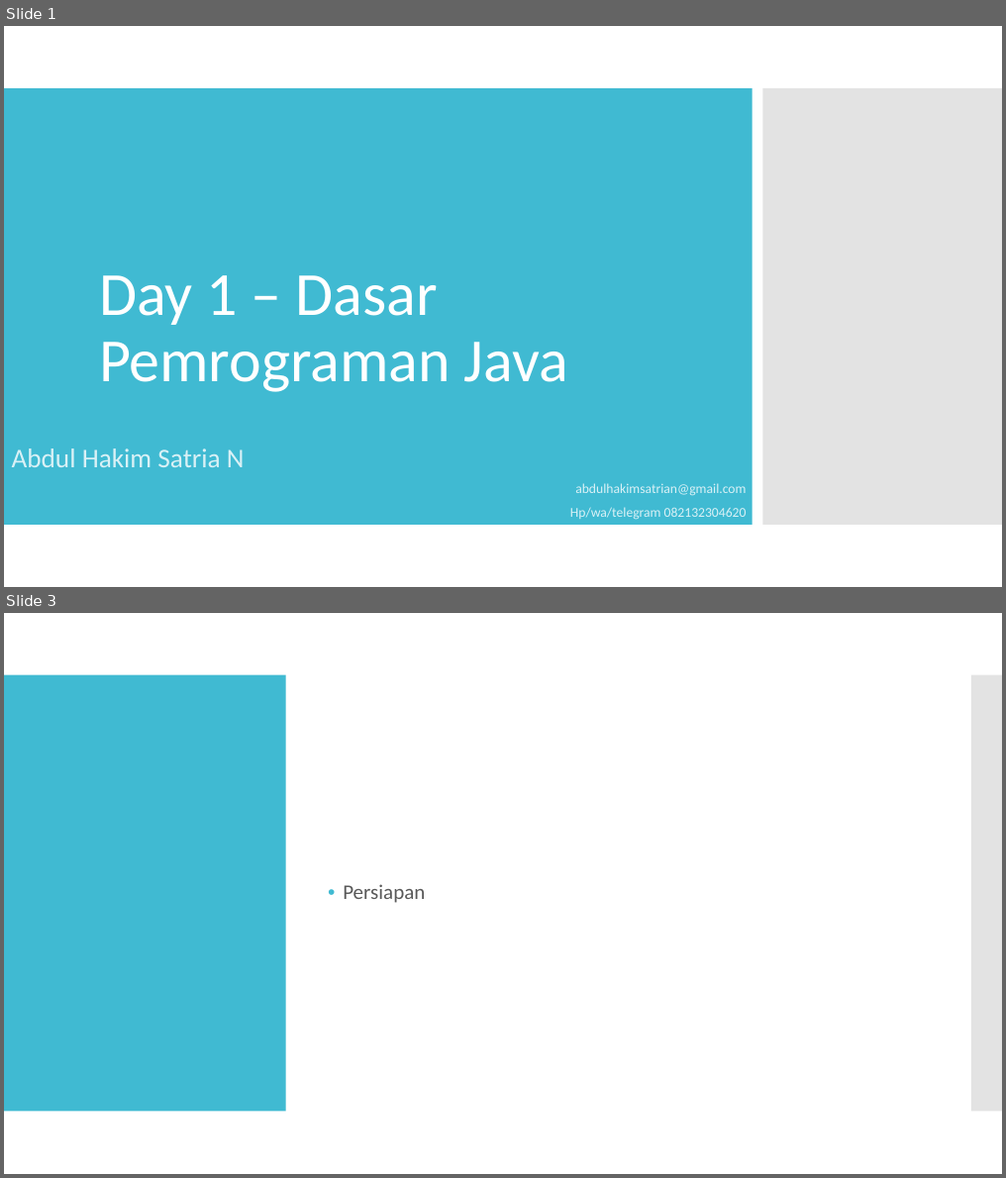
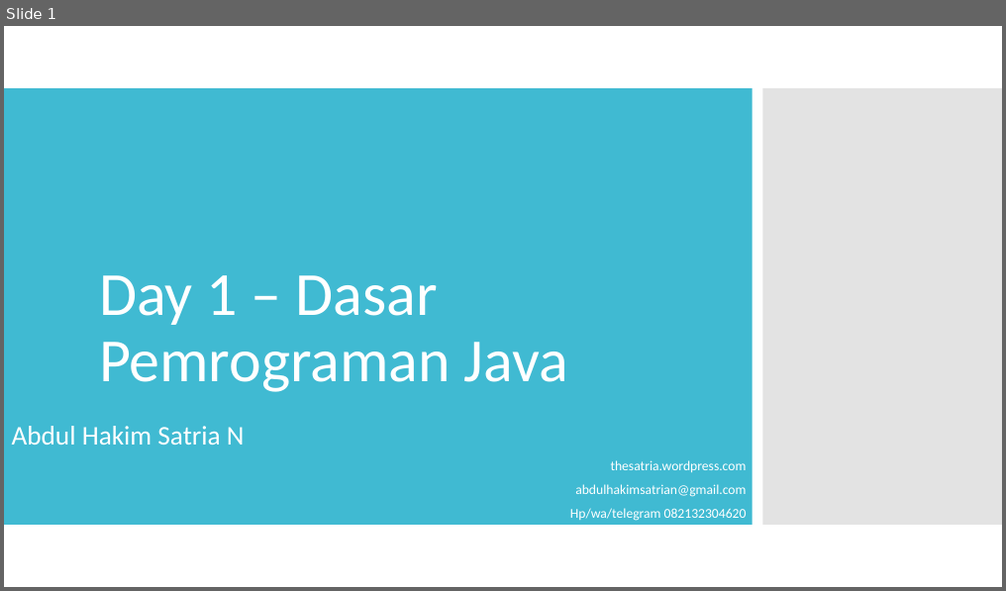
Before and after one commit to satrianusantara/JavaBasic, a slide deck: Materi/Day 1 – Dasar Pemrograman Java.ppt. Shown one above the other, each under a label of ours: slides 1 and 3 before the commit, slide 1 after it; the slides between them are not shown. The pictures are 1006x1178 and 1006x591 pixels, drawn with LibreOffice and Linux fonts; fonts in the diff are those of the drawing. Boxes give left, top, right and bottom in pixels: in the first picture for what was removed or moved away, otherwise in the second. Text is boxed around its words. In the diff, an @@ line names an element or a change of style, - is before the commit and + after.

```diff
--- a/Materi/Day 1 – Dasar Pemrograman Java.ppt
+++ b/Materi/Day 1 – Dasar Pemrograman Java.ppt
@@ slide 3 removed at (4,613,1002,1174), background #FFFFFF @@
@@ rectangle removed at (4,675,286,1111) @@
@@ rectangle removed at (970,675,1002,1111) @@
@@ text removed at (343,884,425,903) @@
-• Persiapan
@@ slide 1 changed as well @@
@@ subtitle "Abdul Hakim Satria N": place and size @@
-subtitle "Abdul Hakim Satria N" at (12,449,746,520)
+subtitle "Abdul Hakim Satria N" at (12,426,746,521)
@@ subtitle at (12,426,746,521): text colour #D9F1F6 to #FFFFFF in "Abdul Hakim Satria N", "abdulhakimsatrian@gmail.com", "Hp/wa/telegram 082132304620" @@
@@ subtitle at (611,461,746,472): paragraph added @@
+thesatria.wordpress.com
```
Also in this commit, not shown: 20 slides added, 5 other slides removed.
